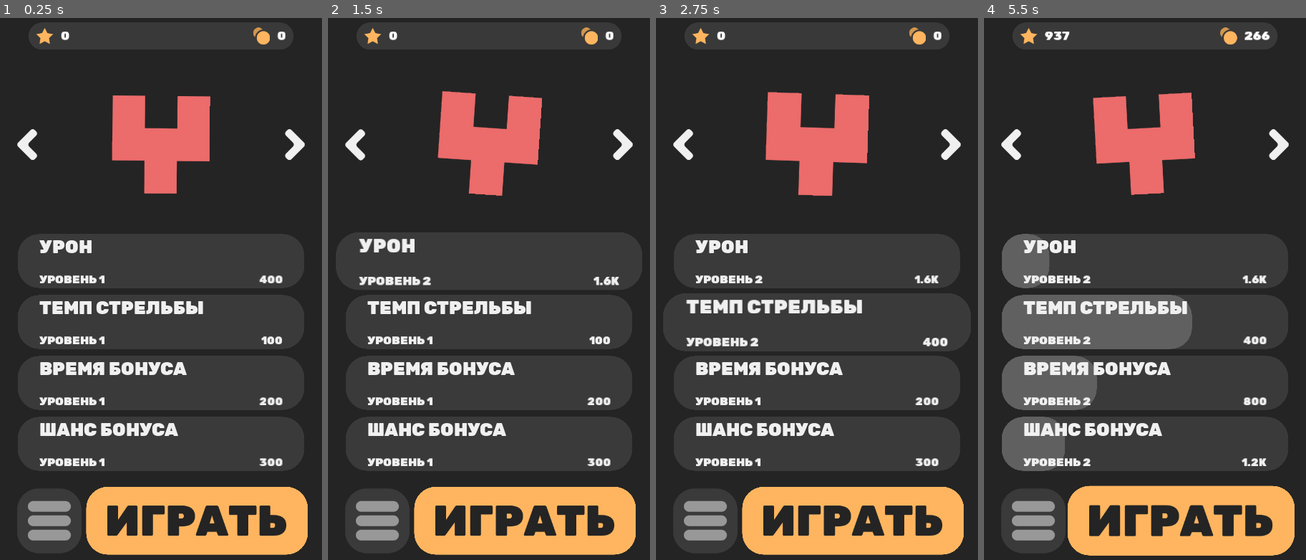
Above: before the commit, frames 1-4 (left to right).
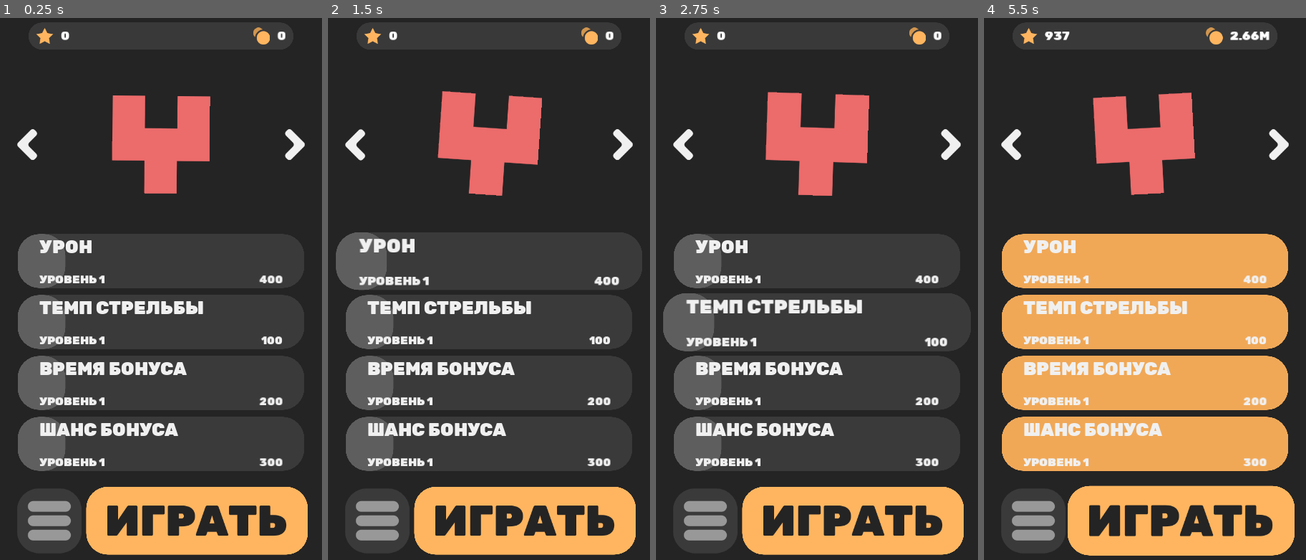
Above: after the commit, the same moments.

Repository: magwoo/Smash
Game: Godot game, scene res://scenes/interfaces/Main.tscn
Same seed, same stepped clock (60 frames per second), same inputs: the game is played once before the commit and once after it.
Inputs (mouse positions are in pixels of both pictures, inside the frame that each line leads up to):
- Up to frame 1 (0.25 s): no input
- Up to frame 2 (1.5 s): click (389, 142) at 0.5 s; click (489, 261) at 1.25 s
- Up to frame 3 (2.75 s): click (817, 321) at 2 s
- Up to frame 4 (5.5 s): click (1145, 381) at 2.75 s; click (1145, 446) at 3.5 s; click (1032, 522) at 4.25 s; click (1180, 522) at 5 s

The runs differ from the first frame. In frame 1, 4.2% of the frame differs, in the area x 5-21%, y 39-84%; in frame 2, 4.4%; in frame 3, 4.5%; in frame 4, 32%, in the area x 5-95%, y 1-84%.

Commit message:
added button, buy, balance animation and particles

Diff:
--- a/global/Global.gd
+++ b/global/Global.gd
@@ -5,6 +5,8 @@
 
 
 const lerp_speed: float = 0.25	#lerp speed
+
+onready var buy_particle_packed: PackedScene = load('res://scenes/other/BuyParticles.tscn')
 
 var lerp_index: float = 1.0
 var time: float = 0.0
--- a/global/ScaledButtonClass.gd
+++ b/global/ScaledButtonClass.gd
@@ -26,12 +26,12 @@
 
 func _button_down() -> void:
 	target_scale = Vector2(press_scale, press_scale)
-	if self.has_method('_button_pressed'):
-		self.call('_button_pressed')
 
 
 func _unpressed() -> void:
 	if focused:
+		if self.has_method('_button_pressed'):
+			self.call('_button_pressed')
 		target_scale = Vector2(focus_scale, focus_scale)
 	else:
 		target_scale = Vector2(1.0, 1.0)
--- /dev/null
+++ b/resources/images/ParticleStar.svg
@@ -0,0 +1,3 @@
+<svg width="54" height="51" viewBox="0 0 54 51" fill="none" xmlns="http://www.w3.org/2000/svg">
+<path d="M27 0L35.229 16.6738L53.6296 19.3475L40.3148 32.3262L43.458 50.6525L27 42L10.542 50.6525L13.6852 32.3262L0.370417 19.3475L18.771 16.6738L27 0Z" fill="white"/>
+</svg>
--- /dev/null
+++ b/resources/themes/BarStyle.tres
@@ -0,0 +1,8 @@
+[gd_resource type="StyleBoxFlat" format=2]
+
+[resource]
+bg_color = Color( 0.441406, 0.441406, 0.441406, 1 )
+corner_radius_top_left = 48
+corner_radius_top_right = 48
+corner_radius_bottom_right = 48
+corner_radius_bottom_left = 48
--- a/scenes/interfaces/BalanceText.gd
+++ b/scenes/interfaces/BalanceText.gd
@@ -1,4 +1,8 @@
 extends Label
+
+
+var target_number: float
+var current_number: float
 
 
 func _ready() -> void:
@@ -6,5 +10,10 @@
 	Global.connect('balance_changed', self, '_balance_changed')
 
 
+func _process(_delta: float) -> void:
+	current_number = lerp(current_number, target_number, Global.lerp_index)
+	self.text = Global.cut_number(int(current_number))
+
+
 func _balance_changed(value: int) -> void:
-	self.text = Global.cut_number(value)
+	target_number = value
--- a/scenes/interfaces/Main.tscn
+++ b/scenes/interfaces/Main.tscn
@@ -17,6 +17,7 @@
 [ext_resource path="res://scenes/interfaces/Upgrade.gd" type="Script" id=15]
 [ext_resource path="res://resources/fonts/Rubik-Black.ttf" type="DynamicFontData" id=16]
 [ext_resource path="res://scenes/interfaces/UpgradeButton.gd" type="Script" id=17]
+[ext_resource path="res://resources/themes/BarStyle.tres" type="StyleBox" id=18]
 
 [sub_resource type="StyleBoxFlat" id=1]
 bg_color = Color( 1, 1, 1, 0.0980392 )
@@ -25,13 +26,6 @@
 corner_radius_bottom_right = 40
 corner_radius_bottom_left = 40
 
-[sub_resource type="StyleBoxFlat" id=4]
-bg_color = Color( 0.376471, 0.376471, 0.376471, 1 )
-corner_radius_top_left = 48
-corner_radius_top_right = 48
-corner_radius_bottom_right = 48
-corner_radius_bottom_left = 48
-
 [sub_resource type="StyleBoxFlat" id=2]
 bg_color = Color( 0.227451, 0.227451, 0.227451, 1 )
 corner_radius_top_left = 48
@@ -53,6 +47,134 @@
 size = 24
 use_filter = true
 font_data = ExtResource( 16 )
+
+[sub_resource type="Animation" id=8]
+length = 0.001
+tracks/0/type = "value"
+tracks/0/path = NodePath(".:rect_rotation")
+tracks/0/interp = 1
+tracks/0/loop_wrap = true
+tracks/0/imported = false
+tracks/0/enabled = true
+tracks/0/keys = {
+"times": PoolRealArray( 0 ),
+"transitions": PoolRealArray( 1 ),
+"update": 0,
+"values": [ 0.0 ]
+}
+
+[sub_resource type="Animation" id=9]
+resource_name = "buy_not_avaible"
+length = 0.5
+step = 0.05
+tracks/0/type = "value"
+tracks/0/path = NodePath(".:rect_rotation")
+tracks/0/interp = 2
+tracks/0/loop_wrap = true
+tracks/0/imported = false
+tracks/0/enabled = true
+tracks/0/keys = {
+"times": PoolRealArray( 0, 0.15, 0.35, 0.5 ),
+"transitions": PoolRealArray( 1, 1, 1, 1 ),
+"update": 0,
+"values": [ 0.0, -2.5, 2.5, 0.0 ]
+}
+
+[sub_resource type="Animation" id=10]
+length = 0.001
+tracks/0/type = "value"
+tracks/0/path = NodePath(".:rect_rotation")
+tracks/0/interp = 1
+tracks/0/loop_wrap = true
+tracks/0/imported = false
+tracks/0/enabled = true
+tracks/0/keys = {
+"times": PoolRealArray( 0 ),
+"transitions": PoolRealArray( 1 ),
+"update": 0,
+"values": [ 0.0 ]
+}
+
+[sub_resource type="Animation" id=11]
+resource_name = "buy_not_avaible"
+length = 0.5
+step = 0.05
+tracks/0/type = "value"
+tracks/0/path = NodePath(".:rect_rotation")
+tracks/0/interp = 2
+tracks/0/loop_wrap = true
+tracks/0/imported = false
+tracks/0/enabled = true
+tracks/0/keys = {
+"times": PoolRealArray( 0, 0.15, 0.35, 0.5 ),
+"transitions": PoolRealArray( 1, 1, 1, 1 ),
+"update": 0,
+"values": [ 0.0, -2.5, 2.5, 0.0 ]
+}
+
+[sub_resource type="Animation" id=12]
+length = 0.001
+tracks/0/type = "value"
+tracks/0/path = NodePath(".:rect_rotation")
+tracks/0/interp = 1
+tracks/0/loop_wrap = true
+tracks/0/imported = false
+tracks/0/enabled = true
+tracks/0/keys = {
+"times": PoolRealArray( 0 ),
+"transitions": PoolRealArray( 1 ),
+"update": 0,
+"values": [ 0.0 ]
+}
+
+[sub_resource type="Animation" id=13]
+resource_name = "buy_not_avaible"
+length = 0.5
+step = 0.05
+tracks/0/type = "value"
+tracks/0/path = NodePath(".:rect_rotation")
+tracks/0/interp = 2
+tracks/0/loop_wrap = true
+tracks/0/imported = false
+tracks/0/enabled = true
+tracks/0/keys = {
+"times": PoolRealArray( 0, 0.15, 0.35, 0.5 ),
+"transitions": PoolRealArray( 1, 1, 1, 1 ),
+"update": 0,
+"values": [ 0.0, -2.5, 2.5, 0.0 ]
+}
+
+[sub_resource type="Animation" id=14]
+length = 0.001
+tracks/0/type = "value"
+tracks/0/path = NodePath(".:rect_rotation")
+tracks/0/interp = 1
+tracks/0/loop_wrap = true
+tracks/0/imported = false
+tracks/0/enabled = true
+tracks/0/keys = {
+"times": PoolRealArray( 0 ),
+"transitions": PoolRealArray( 1 ),
+"update": 0,
+"values": [ 0.0 ]
+}
+
+[sub_resource type="Animation" id=15]
+resource_name = "buy_not_avaible"
+length = 0.5
+step = 0.05
+tracks/0/type = "value"
+tracks/0/path = NodePath(".:rect_rotation")
+tracks/0/interp = 2
+tracks/0/loop_wrap = true
+tracks/0/imported = false
+tracks/0/enabled = true
+tracks/0/keys = {
+"times": PoolRealArray( 0, 0.15, 0.35, 0.5 ),
+"transitions": PoolRealArray( 1, 1, 1, 1 ),
+"update": 0,
+"values": [ 0.0, -2.5, 2.5, 0.0 ]
+}
 
 [sub_resource type="StyleBoxFlat" id=3]
 bg_color = Color( 1, 0.709804, 0.372549, 1 )
@@ -183,6 +305,7 @@
 margin_left = 219.0
 margin_right = 436.0
 margin_bottom = 320.0
+mouse_filter = 0
 texture = ExtResource( 4 )
 stretch_mode = 4
 
@@ -235,7 +358,7 @@
 anchor_right = 1.0
 anchor_bottom = 1.0
 mouse_filter = 2
-custom_styles/fg = SubResource( 4 )
+custom_styles/fg = ExtResource( 18 )
 custom_styles/bg = SubResource( 2 )
 max_value = 1.2
 value = 1.0
@@ -282,6 +405,11 @@
 text = "1.25K/1.5K"
 align = 2
 valign = 2
+
+[node name="AnimationPlayer" type="AnimationPlayer" parent="MainMargin/MainVBox/Upgrade/UpgradeGrid/UpgradeButton1"]
+playback_speed = 4.0
+anims/RESET = SubResource( 8 )
+anims/buy_not_avaible = SubResource( 9 )
 
 [node name="UpgradeButton2" type="Button" parent="MainMargin/MainVBox/Upgrade/UpgradeGrid"]
 margin_top = 136.0
@@ -301,7 +429,7 @@
 anchor_right = 1.0
 anchor_bottom = 1.0
 mouse_filter = 2
-custom_styles/fg = SubResource( 4 )
+custom_styles/fg = ExtResource( 18 )
 custom_styles/bg = SubResource( 2 )
 max_value = 1.2
 value = 1.0
@@ -348,6 +476,11 @@
 text = "1.25K/1.5K"
 align = 2
 valign = 2
+
+[node name="AnimationPlayer" type="AnimationPlayer" parent="MainMargin/MainVBox/Upgrade/UpgradeGrid/UpgradeButton2"]
+playback_speed = 4.0
+anims/RESET = SubResource( 10 )
+anims/buy_not_avaible = SubResource( 11 )
 
 [node name="UpgradeButton3" type="Button" parent="MainMargin/MainVBox/Upgrade/UpgradeGrid"]
 margin_top = 272.0
@@ -367,7 +500,7 @@
 anchor_right = 1.0
 anchor_bottom = 1.0
 mouse_filter = 2
-custom_styles/fg = SubResource( 4 )
+custom_styles/fg = ExtResource( 18 )
 custom_styles/bg = SubResource( 2 )
 max_value = 1.2
 value = 1.0
@@ -414,6 +547,11 @@
 text = "1.25K/1.5K"
 align = 2
 valign = 2
+
+[node name="AnimationPlayer" type="AnimationPlayer" parent="MainMargin/MainVBox/Upgrade/UpgradeGrid/UpgradeButton3"]
+playback_speed = 4.0
+anims/RESET = SubResource( 12 )
+anims/buy_not_avaible = SubResource( 13 )
 
 [node name="UpgradeButton4" type="Button" parent="MainMargin/MainVBox/Upgrade/UpgradeGrid"]
 margin_top = 408.0
@@ -433,7 +571,7 @@
 anchor_right = 1.0
 anchor_bottom = 1.0
 mouse_filter = 2
-custom_styles/fg = SubResource( 4 )
+custom_styles/fg = ExtResource( 18 )
 custom_styles/bg = SubResource( 2 )
 max_value = 1.2
 value = 1.0
@@ -480,6 +618,11 @@
 text = "1.25K/1.5K"
 align = 2
 valign = 2
+
+[node name="AnimationPlayer" type="AnimationPlayer" parent="MainMargin/MainVBox/Upgrade/UpgradeGrid/UpgradeButton4"]
+playback_speed = 4.0
+anims/RESET = SubResource( 14 )
+anims/buy_not_avaible = SubResource( 15 )
 
 [node name="Buttom" type="MarginContainer" parent="MainMargin/MainVBox"]
 margin_top = 1096.0
@@ -501,7 +644,7 @@
 flat = true
 script = ExtResource( 1 )
 
-[node name="PlayButton" type="Button" parent="MainMargin/MainVBox/Buttom/ButtomHBox"]
+[node name="PlayButton" type="Button" parent="MainMargin/MainVBox/Buttom/ButtomHBox" groups=["play"]]
 margin_left = 161.0
 margin_right = 656.0
 margin_bottom = 151.0
--- a/scenes/interfaces/PlayButton.gd
+++ b/scenes/interfaces/PlayButton.gd
@@ -2,5 +2,5 @@
 
 
 func _button_pressed() -> void:
-	Global.add_balance(rand_range(0, 1000))
+	Global.add_balance(rand_range(0, 10000000))
 	Global.set_high_score(rand_range(0, 1000))
--- a/scenes/interfaces/UpgradeButton.gd
+++ b/scenes/interfaces/UpgradeButton.gd
@@ -5,43 +5,64 @@
 onready var name_text: Label = $TextMargin/Name
 onready var level_text: Label = $TextMargin/Level
 onready var cost_text: Label = $TextMargin/Cost
+onready var anim: AnimationPlayer = $AnimationPlayer
+
+var default_style: StyleBoxFlat = load('res://resources/themes/BarStyle.tres')
+var style: StyleBoxFlat
+
+const not_avaible_color: Color = Color(0.37, 0.37, 0.37)
+const avaible_color: Color = Color(0.94, 0.66, 0.34)
 
 export(int) var buy_cost: int = 0
 export(int, 1, 4) var index: int = 1
 
 var target_value: float = 0
-var cost: int = 0
+var target_color: Color = Color()
+var value: float = 0
+var cost: int = 1
+var is_avaiable: bool = false
 
 
 func _ready() -> void:
-	_update_all()
+	style = default_style.duplicate()
+	bar.set('custom_styles/fg', style)
+	target_color = self.modulate
+	update_all()
+	Global.connect('balance_changed', self, '_update_all')
 
 
 func _process(_delta: float) -> void:
-	_update_all()
-	bar.value = lerp(bar.value, target_value, Global.lerp_index)
+	value = lerp(value, target_value, Global.lerp_index)
+	bar.value = value + 0.2
+	style.bg_color = lerp(style.bg_color, target_color, Global.lerp_index)
+
 
 
 func _button_pressed() -> void:
-	Global.upgrades[index - 1] += 1
-	_update_all()
+	if Global.balance >= cost:
+		Global.reduce_balance(cost)
+		Global.upgrades[index - 1] += 1
+		var particle: CPUParticles2D = Global.buy_particle_packed.instance()
+		particle.position = self.rect_pivot_offset
+		particle.emission_rect_extents = self.rect_size / 2
+		self.add_child(particle)
+		particle.emitting = true
+	else:
+		anim.stop()
+		anim.play('buy_not_avaible')
 
 
-func _update_all() -> void:
-	_update_bar()
-	_update_text()
-	_update_cost()
+func _update_all(balance: int = 0) -> void:
+	self.call_deferred('update_all')
 
 
-func _update_cost() -> void:
+func update_all() -> void:
 	cost = buy_cost * pow(Global.upgrades[index - 1], 2)
-
-
-func _update_bar() -> void:
-	bar.max_value = cost
-	target_value = min(bar.max_value, Global.balance)
-
-
-func _update_text() -> void:
 	cost_text.text = Global.cut_number(cost)
 	level_text.text = 'УРОВЕНЬ ' + str(Global.upgrades[index - 1])
+	target_value = min(1, Global.balance / float(cost))
+	is_avaiable = target_value == 1
+	if is_avaiable:
+		target_color = avaible_color
+	else:
+		target_color = not_avaible_color
--- /dev/null
+++ b/scenes/other/BuyParticles.gd
@@ -0,0 +1,10 @@
+extends CPUParticles2D
+
+
+var time: float
+
+
+func _process(_delta: float) -> void:
+	time += _delta
+	if time > self.lifetime:
+		self.queue_free()
--- /dev/null
+++ b/scenes/other/BuyParticles.tscn
@@ -0,0 +1,37 @@
+[gd_scene load_steps=5 format=2]
+
+[ext_resource path="res://resources/images/ParticleStar.svg" type="Texture" id=1]
+[ext_resource path="res://scenes/other/BuyParticles.gd" type="Script" id=2]
+
+[sub_resource type="Curve" id=1]
+min_value = -360.0
+max_value = 360.0
+_data = [ Vector2( 0, 360 ), 0.0, -2777.84, 0, 0, Vector2( 0.248927, 30.2727 ), 0.0, -26.1444, 0, 1, Vector2( 1, 10.6364 ), -26.1444, 0.0, 1, 0 ]
+
+[sub_resource type="Curve" id=2]
+_data = [ Vector2( 0, 1 ), 0.0, 0.0, 0, 1, Vector2( 0.716738, 1 ), 0.0, 2.35118, 1, 0, Vector2( 1, 0 ), -12.0283, 0.0, 0, 0 ]
+
+[node name="CPUParticles2D" type="CPUParticles2D"]
+z_index = 1
+amount = 32
+explosiveness = 1.0
+lifetime_randomness = 0.8
+local_coords = false
+texture = ExtResource( 1 )
+emission_shape = 2
+emission_rect_extents = Vector2( 96, 32 )
+spread = 180.0
+gravity = Vector2( 0, 2500 )
+initial_velocity = 1800.0
+initial_velocity_random = 0.6
+angular_velocity = 120.0
+angular_velocity_random = 1.0
+angular_velocity_curve = SubResource( 1 )
+damping = 4000.0
+damping_random = 0.2
+angle = 720.0
+angle_random = 1.0
+scale_amount = 0.5
+scale_amount_random = 1.0
+scale_amount_curve = SubResource( 2 )
+script = ExtResource( 2 )
Not shown, added: resources/images/ParticleStar.svg.import
Not shown: 1 places in scenes/interfaces/Main.tscn that only renumber resources
